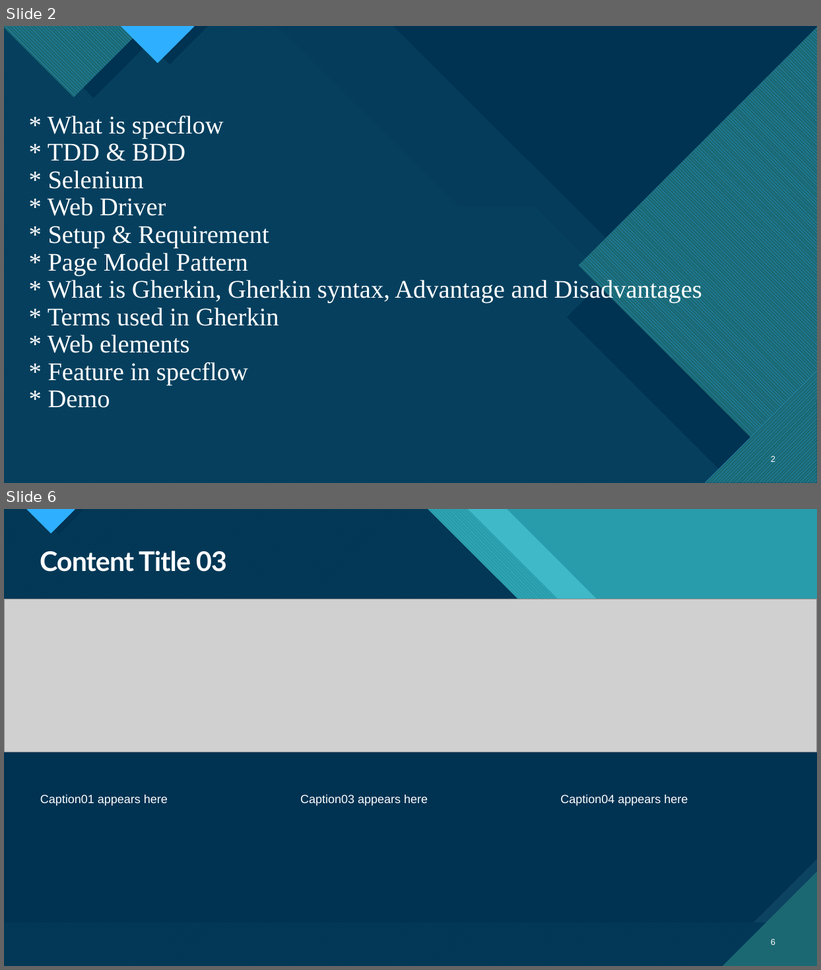
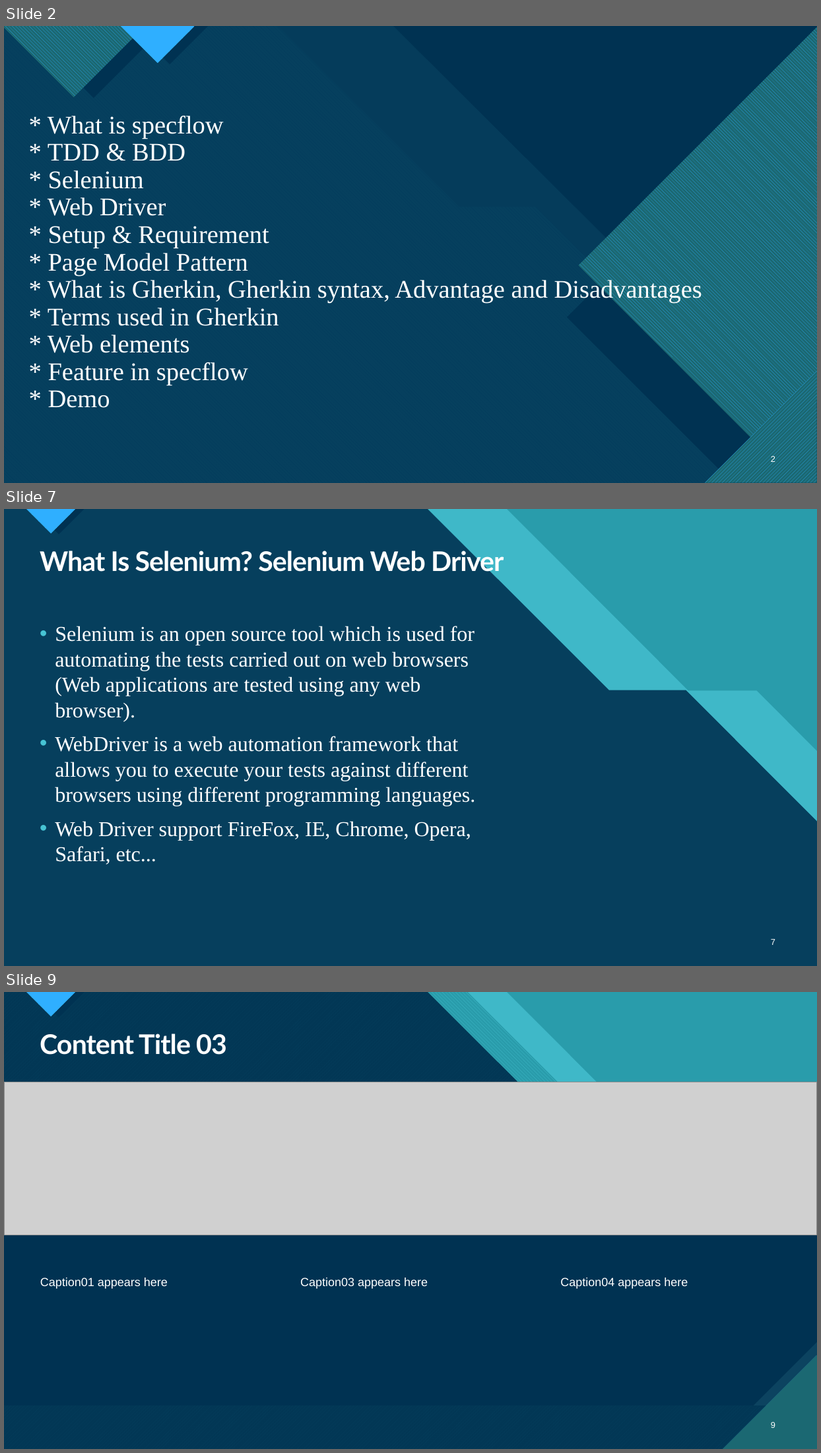
Before and after one commit to ngohungphuc/Presentation, a slide deck: Selenium/Specflow/Web Automation Test with Specflow.pptx. Shown one above the other, each under a label of ours: slides 2 and 6 before the commit, slides 2, 7 and 9 after it; the slides between them are not shown. The pictures are 821x970 and 821x1453 pixels, drawn with LibreOffice and Linux fonts; fonts in the diff are those of the drawing; grey boxes stand for pictures. Boxes give left, top, right and bottom in pixels: in the first picture for what was removed or moved away, otherwise in the second. Text is boxed around its words. In the diff, an @@ line names an element or a change of style, - is before the commit and + after.

```diff
--- a/Selenium/Specflow/Web Automation Test with Specflow.pptx
+++ b/Selenium/Specflow/Web Automation Test with Specflow.pptx
@@ slide 7 added at (x1=4, y1=509, x2=817, y2=966), background #47C3D3; not listed: 14 template elements that a slide beside it also shows @@
@@ title added at (x1=40, y1=547, x2=504, y2=576), 32 pt, text #FFFFFF, bold @@
+What Is Selenium? Selenium Web Driver
@@ text added at (x1=55, y1=626, x2=475, y2=865), 25 pt, text #FFFFFF @@
+• Selenium is an open source tool which is used for automating the tests carried out on web browsers (Web applications are tested using any web browser).
+• WebDriver is a web automation framework that allows you to execute your tests against different browsers using different programming languages.
+• Web Driver support FireFox, IE, Chrome, Opera, Safari, etc...
@@ page number added at (x1=771, y1=939, x2=776, y2=945), 10 pt, text #FFFFFF @@
+7
@@ what was slide 6 is now slide 9 @@
@@ page number at (x1=771, y1=1422, x2=776, y2=1428): text changed @@
-6
+9
```
Also in this commit, not shown: 3 slides changed, 2 other slides added.
